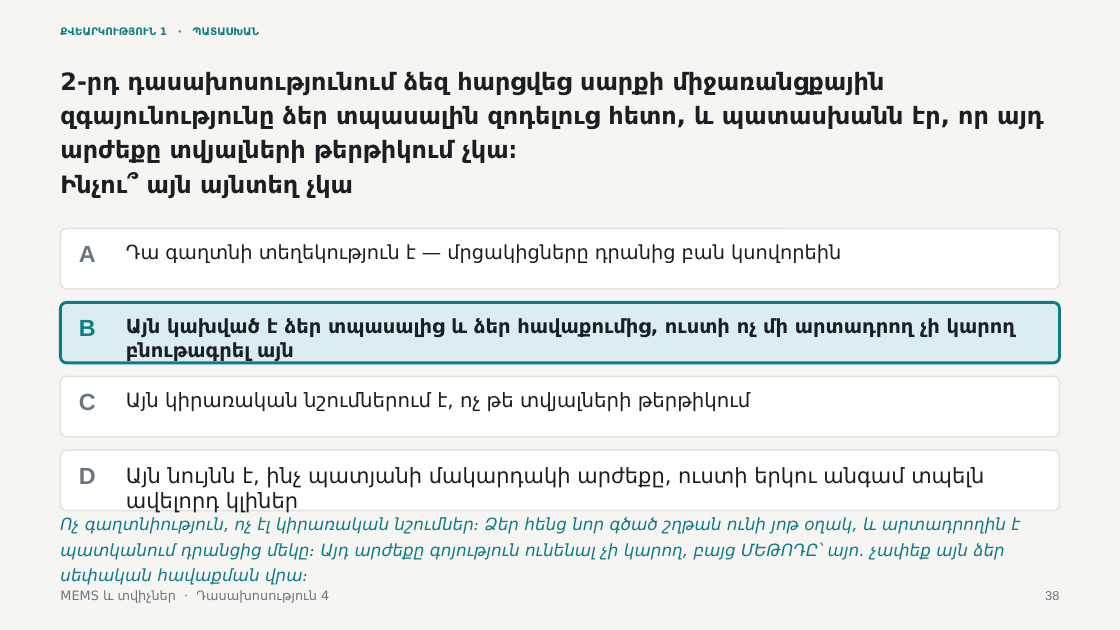
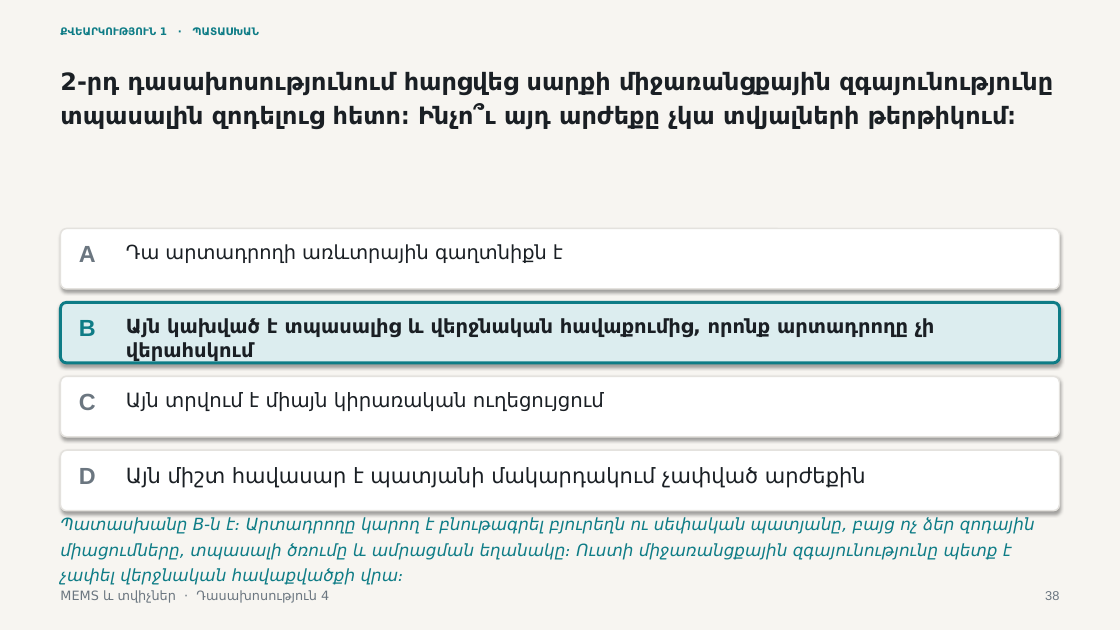
Before and after one commit to Vhovh99/mems-and-sensors-subject, a slide deck: slide 38 of lectures/lecture-04/output/L4-MEMS-structures-transduction-and-packaging-HY.pptx. Drawn at 1120x630 pixels with LibreOffice and Linux fonts; fonts in the diff are those of the drawing. Boxes give left, top, right and bottom in pixels: in the first picture for what was removed or moved away, otherwise in the second. Text is boxed around its words. In the diff, an @@ line names an element or a change of style, - is before the commit and + after.

```diff
--- a/lectures/lecture-04/output/L4-MEMS-structures-transduction-and-packaging-HY.pptx
+++ b/lectures/lecture-04/output/L4-MEMS-structures-transduction-and-packaging-HY.pptx
@@ text at (x1=60, y1=72, x2=1053, y2=129): text changed @@
-2-րդ դասախոսությունում ձեզ հարցվեց սարքի միջառանցքային զգայունությունը ձեր տպասալին զոդելուց հետո, և պատասխանն էր, որ այդ արժեքը տվյալների թերթիկում չկա։
-Ինչու՞ այն այնտեղ չկա
+2-րդ դասախոսությունում հարցվեց սարքի միջառանցքային զգայունությունը տպասալին զոդելուց հետո։ Ինչո՞ւ այդ արժեքը չկա տվյալների թերթիկում։
@@ text at (x1=126, y1=244, x2=563, y2=263): text changed @@
-Դա գաղտնի տեղեկություն է — մրցակիցները դրանից բան կսովորեին
+Դա արտադրողի առևտրային գաղտնիքն է
@@ text at (x1=126, y1=318, x2=935, y2=362): text changed @@
-Այն կախված է ձեր տպասալից և ձեր հավաքումից, ուստի ոչ մի արտադրող չի կարող բնութագրել այն
+Այն կախված է տպասալից և վերջնական հավաքումից, որոնք արտադրողը չի վերահսկում
@@ text at (x1=126, y1=392, x2=604, y2=411): text changed @@
-Այն կիրառական նշումներում է, ոչ թե տվյալների թերթիկում
+Այն տրվում է միայն կիրառական ուղեցույցում
@@ shadow on in 5 elements at (x1=0, y1=0, x2=1120, y2=630), (x1=60, y1=229, x2=1060, y2=289), (x1=60, y1=302, x2=1060, y2=363), (x1=60, y1=376, x2=1060, y2=437), (x1=60, y1=450, x2=1060, y2=511) @@
@@ text at (x1=126, y1=467, x2=866, y2=488): text changed @@
-Այն նույնն է, ինչ պատյանի մակարդակի արժեքը, ուստի երկու անգամ տպելն ավելորդ կլիներ
+Այն միշտ հավասար է պատյանի մակարդակում չափված արժեքին
@@ text at (x1=60, y1=517, x2=1035, y2=585): text changed @@
-Ոչ գաղտնիություն, ոչ էլ կիրառական նշումներ։ Ձեր հենց նոր գծած շղթան ունի յոթ օղակ, և արտադրողին է պատկանում դրանցից մեկը։ Այդ արժեքը գոյություն ունենալ չի կարող, բայց ՄԵԹՈԴԸ՝ այո․ չափեք այն ձեր սեփական հավաքման վրա։
+Պատասխանը B-ն է։ Արտադրողը կարող է բնութագրել բյուրեղն ու սեփական պատյանը, բայց ոչ ձեր զոդային միացումները, տպասալի ծռումը և ամրացման եղանակը։ Ուստի միջառանցքային զգայունությունը պետք է չափել վերջնական հավաքվածքի վրա։
```
Also in this commit, not shown: 41 other slides changed, 4 other files.
